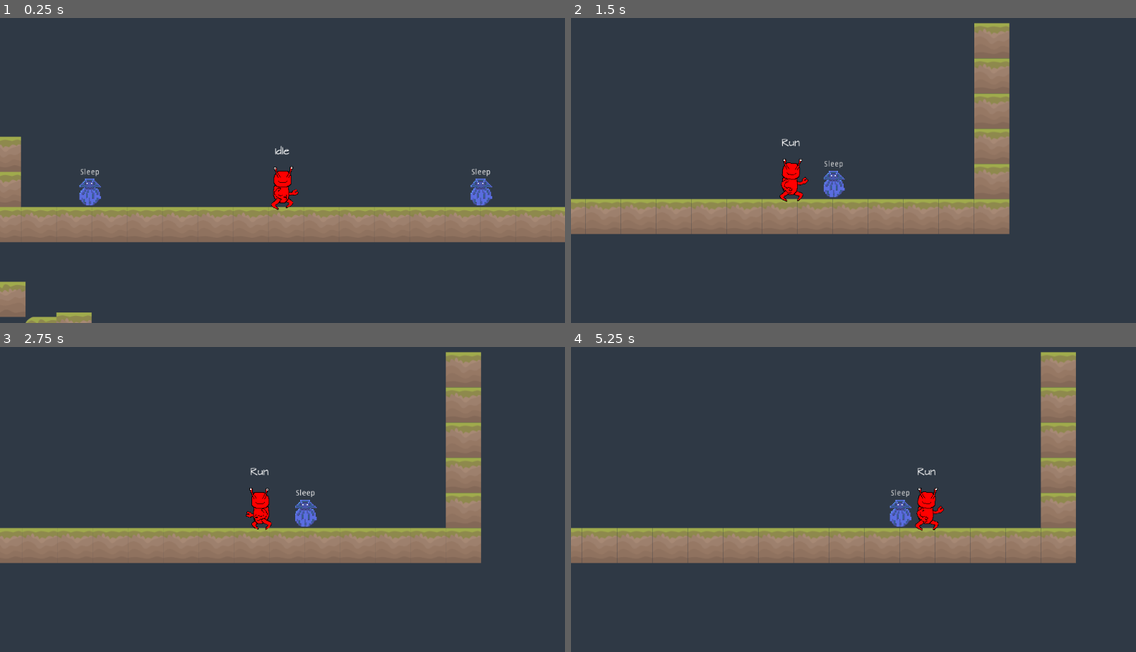
Above: before the commit, frames 1-4 (two rows, left to right).
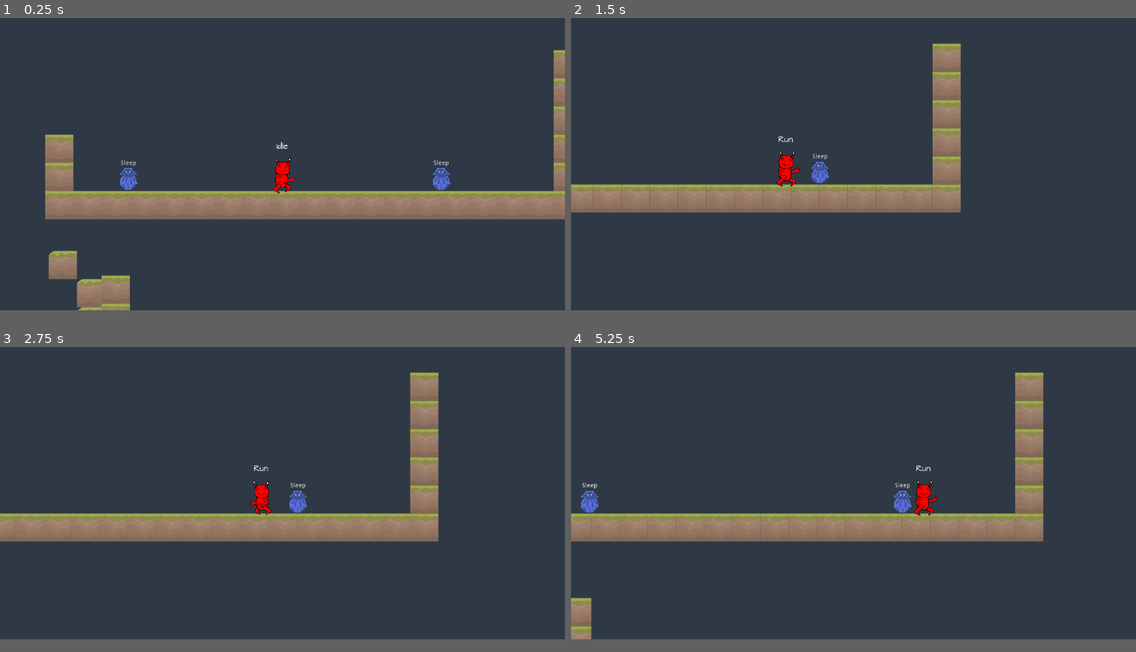
Above: after the commit, the same moments.

Repository: Alhrath/babelito
Game: Godot game, scene res://src/level/0.tscn
Same seed, same stepped clock (60 frames per second), same inputs: the game is played once before the commit and once after it. The engine's default icon, where the game draws it, is replaced by a stand-in: a white triangle on a blue panel in a dark square.
Inputs:
- Up to frame 1 (0.25 s): no input
- Up to frame 2 (1.5 s): hold E (dodge) 0.53-1.28 s; hold D (move_right) from 0.53 s (still down); tap W (jump) at 0.77 s; tap E (dodge) at 1.35 s
- Up to frame 3 (2.75 s): tap W (jump) at 1.52 s; release D (move_right) at 2.03 s; hold A (move_left) from 2.03 s (still down); hold E (dodge) from 2.03 s (still down)
- Up to frame 4 (5.25 s): release A (move_left) at 2.78 s; release E (dodge) at 2.78 s; hold D (move_right) 2.78-4.28 s; tap E (dodge) at 2.85, 4.35 s; tap W (jump) at 3.02, 3.77, 4.52 s; hold E (dodge) 3.53-4.28 s; hold A (move_left) 4.28-5.03 s; hold D (move_right) from 5.03 s (still down); hold E (dodge) from 5.03 s (still down)
In our replay, the window is 800x468 before the commit and 800x450 after it. These sizes can differ from the game's own. Grey fills any space a smaller window leaves; there, only what the larger window draws over its background counts as a difference.

The runs differ from the first frame. In frame 1, 21% of the frame differs, in the area x 0-100%, y 10-100%; in frame 2, 18%; in frame 3, 19%; in frame 4, 20%.

Commit message:
inventory scene
creation of inventory scene

Diff:
--- a/Babelito/project.godot
+++ b/Babelito/project.godot
@@ -34,6 +34,11 @@
 
 Globals="*res://src/engine/singleton/Globals.gd"
 DataImport="*res://src/engine/singleton/DataImport.gd"
+
+[display]
+
+window/size/width=1280
+window/size/height=720
 
 [input]
 
--- a/Babelito/src/level/0.tscn
+++ b/Babelito/src/level/0.tscn
@@ -314,4 +314,4 @@
 position = Vector2( 637.141, -1205.43 )
 
 [node name="SleepingBall3" parent="." instance=ExtResource( 5 )]
-position = Vector2( 1345.94, -1218.78 )
+position = Vector2( 1345.94, -1214.29 )
--- /dev/null
+++ b/Babelito/src/ui/Inventory.tscn
@@ -0,0 +1,230 @@
+[gd_scene load_steps=4 format=2]
+
+[ext_resource path="res://src/asset/font/architect-s-daughter/ArchitectsDaughter.ttf" type="DynamicFontData" id=1]
+[ext_resource path="res://icon.png" type="Texture" id=2]
+
+[sub_resource type="DynamicFont" id=1]
+size = 32
+font_data = ExtResource( 1 )
+
+[node name="Inventory" type="Control"]
+anchor_right = 1.0
+anchor_bottom = 1.0
+margin_left = 2.24493
+margin_top = 0.137512
+margin_right = 2.24487
+margin_bottom = 0.137512
+__meta__ = {
+"_edit_use_anchors_": false
+}
+
+[node name="DoubleEdgedBackground" type="TextureRect" parent="."]
+self_modulate = Color( 0.0862745, 0.0627451, 0.0627451, 1 )
+anchor_right = 1.0
+anchor_bottom = 1.0
+margin_left = 80.0
+margin_top = 80.0
+margin_right = -80.0
+margin_bottom = -80.0
+texture = ExtResource( 2 )
+expand = true
+
+[node name="PaperBackground" type="TextureRect" parent="DoubleEdgedBackground"]
+self_modulate = Color( 0, 1, 0.976471, 1 )
+anchor_right = 1.0
+anchor_bottom = 1.0
+margin_left = 10.0
+margin_top = 10.0
+margin_right = -10.0
+margin_bottom = -10.0
+texture = ExtResource( 2 )
+expand = true
+__meta__ = {
+"_edit_use_anchors_": false
+}
+
+[node name="VBoxContainer" type="VBoxContainer" parent="DoubleEdgedBackground/PaperBackground"]
+anchor_right = 1.0
+anchor_bottom = 1.0
+margin_left = 20.0
+margin_top = 20.0
+margin_right = -40.0
+margin_bottom = -20.0
+__meta__ = {
+"_edit_use_anchors_": false
+}
+
+[node name="Header" type="HBoxContainer" parent="DoubleEdgedBackground/PaperBackground/VBoxContainer"]
+margin_right = 1040.0
+margin_bottom = 56.0
+
+[node name="MenuTitle" type="Label" parent="DoubleEdgedBackground/PaperBackground/VBoxContainer/Header"]
+margin_right = 237.0
+margin_bottom = 56.0
+size_flags_horizontal = 2
+custom_fonts/font = SubResource( 1 )
+custom_colors/font_color = Color( 0.878431, 0.8, 0.8, 1 )
+custom_colors/font_outline_modulate = Color( 1, 1, 1, 1 )
+text = "    Inventory"
+
+[node name="ExitButton" type="TextureButton" parent="DoubleEdgedBackground/PaperBackground/VBoxContainer/Header"]
+self_modulate = Color( 1, 0, 0, 1 )
+margin_left = 990.0
+margin_right = 1040.0
+margin_bottom = 56.0
+rect_min_size = Vector2( 50, 50 )
+texture_normal = ExtResource( 2 )
+expand = true
+
+[node name="MainElements" type="HBoxContainer" parent="DoubleEdgedBackground/PaperBackground/VBoxContainer"]
+margin_top = 60.0
+margin_right = 1040.0
+margin_bottom = 620.0
+size_flags_vertical = 3
+
+[node name="LeftMargin" type="Label" parent="DoubleEdgedBackground/PaperBackground/VBoxContainer/MainElements"]
+margin_top = 273.0
+margin_right = 20.0
+margin_bottom = 287.0
+rect_min_size = Vector2( 20, 0 )
+
+[node name="RightMargin" type="Label" parent="DoubleEdgedBackground/PaperBackground/VBoxContainer/MainElements"]
+margin_left = 24.0
+margin_top = 273.0
+margin_right = 44.0
+margin_bottom = 287.0
+rect_min_size = Vector2( 20, 0 )
+
+[node name="EquippedItems" type="VBoxContainer" parent="DoubleEdgedBackground/PaperBackground/VBoxContainer/MainElements"]
+margin_left = 48.0
+margin_right = 318.0
+margin_bottom = 560.0
+rect_min_size = Vector2( 270, 0 )
+
+[node name="101" type="HBoxContainer" parent="DoubleEdgedBackground/PaperBackground/VBoxContainer/MainElements/EquippedItems"]
+margin_right = 270.0
+margin_bottom = 130.0
+
+[node name="TextureRect" type="TextureRect" parent="DoubleEdgedBackground/PaperBackground/VBoxContainer/MainElements/EquippedItems/101"]
+self_modulate = Color( 0, 0, 0, 1 )
+margin_right = 130.0
+margin_bottom = 130.0
+rect_min_size = Vector2( 130, 130 )
+texture = ExtResource( 2 )
+expand = true
+
+[node name="102" type="HBoxContainer" parent="DoubleEdgedBackground/PaperBackground/VBoxContainer/MainElements/EquippedItems"]
+margin_top = 134.0
+margin_right = 270.0
+margin_bottom = 264.0
+
+[node name="TextureRect" type="TextureRect" parent="DoubleEdgedBackground/PaperBackground/VBoxContainer/MainElements/EquippedItems/102"]
+self_modulate = Color( 0, 0, 0, 1 )
+margin_right = 130.0
+margin_bottom = 130.0
+rect_min_size = Vector2( 130, 130 )
+texture = ExtResource( 2 )
+expand = true
+
+[node name="103" type="HBoxContainer" parent="DoubleEdgedBackground/PaperBackground/VBoxContainer/MainElements/EquippedItems"]
+margin_top = 268.0
+margin_right = 270.0
+margin_bottom = 398.0
+
+[node name="TextureRect" type="TextureRect" parent="DoubleEdgedBackground/PaperBackground/VBoxContainer/MainElements/EquippedItems/103"]
+self_modulate = Color( 0, 0, 0, 1 )
+margin_right = 130.0
+margin_bottom = 130.0
+rect_min_size = Vector2( 130, 130 )
+texture = ExtResource( 2 )
+expand = true
+
+[node name="Label" type="Label" parent="DoubleEdgedBackground/PaperBackground/VBoxContainer/MainElements"]
+margin_left = 322.0
+margin_top = 273.0
+margin_right = 472.0
+margin_bottom = 287.0
+rect_min_size = Vector2( 150, 0 )
+
+[node name="UnequippedItems" type="VBoxContainer" parent="DoubleEdgedBackground/PaperBackground/VBoxContainer/MainElements"]
+margin_left = 476.0
+margin_right = 1040.0
+margin_bottom = 560.0
+rect_min_size = Vector2( 360, 0 )
+size_flags_horizontal = 3
+
+[node name="InsideMarginTop" type="Label" parent="DoubleEdgedBackground/PaperBackground/VBoxContainer/MainElements/UnequippedItems"]
+margin_right = 564.0
+margin_bottom = 130.0
+rect_min_size = Vector2( 0, 130 )
+size_flags_vertical = 1
+
+[node name="HorizontalItems" type="HBoxContainer" parent="DoubleEdgedBackground/PaperBackground/VBoxContainer/MainElements/UnequippedItems"]
+margin_top = 134.0
+margin_right = 564.0
+margin_bottom = 264.0
+
+[node name="201" type="VBoxContainer" parent="DoubleEdgedBackground/PaperBackground/VBoxContainer/MainElements/UnequippedItems/HorizontalItems"]
+margin_right = 130.0
+margin_bottom = 130.0
+
+[node name="ItemBackground" type="TextureRect" parent="DoubleEdgedBackground/PaperBackground/VBoxContainer/MainElements/UnequippedItems/HorizontalItems/201"]
+self_modulate = Color( 0, 0, 0, 1 )
+margin_right = 130.0
+margin_bottom = 130.0
+rect_min_size = Vector2( 130, 130 )
+texture = ExtResource( 2 )
+expand = true
+
+[node name="MarginLeft2" type="Label" parent="DoubleEdgedBackground/PaperBackground/VBoxContainer/MainElements/UnequippedItems/HorizontalItems"]
+margin_left = 134.0
+margin_top = 50.0
+margin_right = 164.0
+margin_bottom = 80.0
+rect_min_size = Vector2( 30, 30 )
+
+[node name="202" type="VBoxContainer" parent="DoubleEdgedBackground/PaperBackground/VBoxContainer/MainElements/UnequippedItems/HorizontalItems"]
+margin_left = 168.0
+margin_right = 298.0
+margin_bottom = 130.0
+
+[node name="ItemBackground" type="TextureRect" parent="DoubleEdgedBackground/PaperBackground/VBoxContainer/MainElements/UnequippedItems/HorizontalItems/202"]
+self_modulate = Color( 0, 0, 0, 1 )
+margin_right = 130.0
+margin_bottom = 130.0
+rect_min_size = Vector2( 130, 130 )
+texture = ExtResource( 2 )
+expand = true
+
+[node name="MarginRight2" type="Label" parent="DoubleEdgedBackground/PaperBackground/VBoxContainer/MainElements/UnequippedItems/HorizontalItems"]
+margin_left = 302.0
+margin_top = 50.0
+margin_right = 332.0
+margin_bottom = 80.0
+rect_min_size = Vector2( 30, 30 )
+
+[node name="203" type="VBoxContainer" parent="DoubleEdgedBackground/PaperBackground/VBoxContainer/MainElements/UnequippedItems/HorizontalItems"]
+margin_left = 336.0
+margin_right = 466.0
+margin_bottom = 130.0
+
+[node name="ItemBackground" type="TextureRect" parent="DoubleEdgedBackground/PaperBackground/VBoxContainer/MainElements/UnequippedItems/HorizontalItems/203"]
+self_modulate = Color( 0, 0, 0, 1 )
+margin_right = 130.0
+margin_bottom = 130.0
+rect_min_size = Vector2( 130, 130 )
+texture = ExtResource( 2 )
+expand = true
+
+[node name="InsideMarginBottom" type="Label" parent="DoubleEdgedBackground/PaperBackground/VBoxContainer/MainElements/UnequippedItems"]
+margin_top = 268.0
+margin_right = 564.0
+margin_bottom = 408.0
+rect_min_size = Vector2( 0, 140 )
+size_flags_vertical = 1
+
+[node name="BottomMargin" type="Label" parent="DoubleEdgedBackground/PaperBackground/VBoxContainer"]
+margin_top = 624.0
+margin_right = 1040.0
+margin_bottom = 644.0
+rect_min_size = Vector2( 0, 20 )
